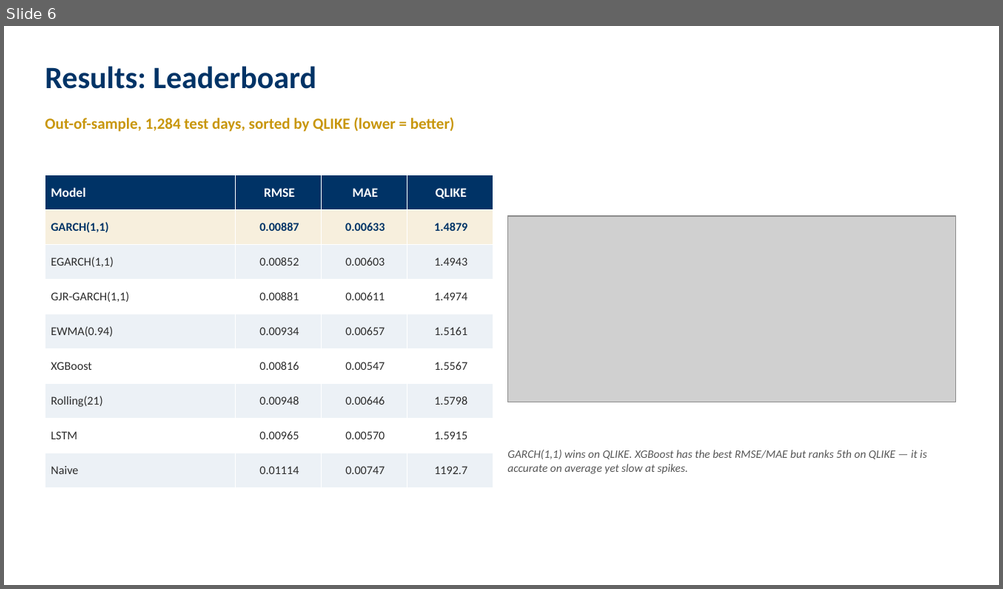
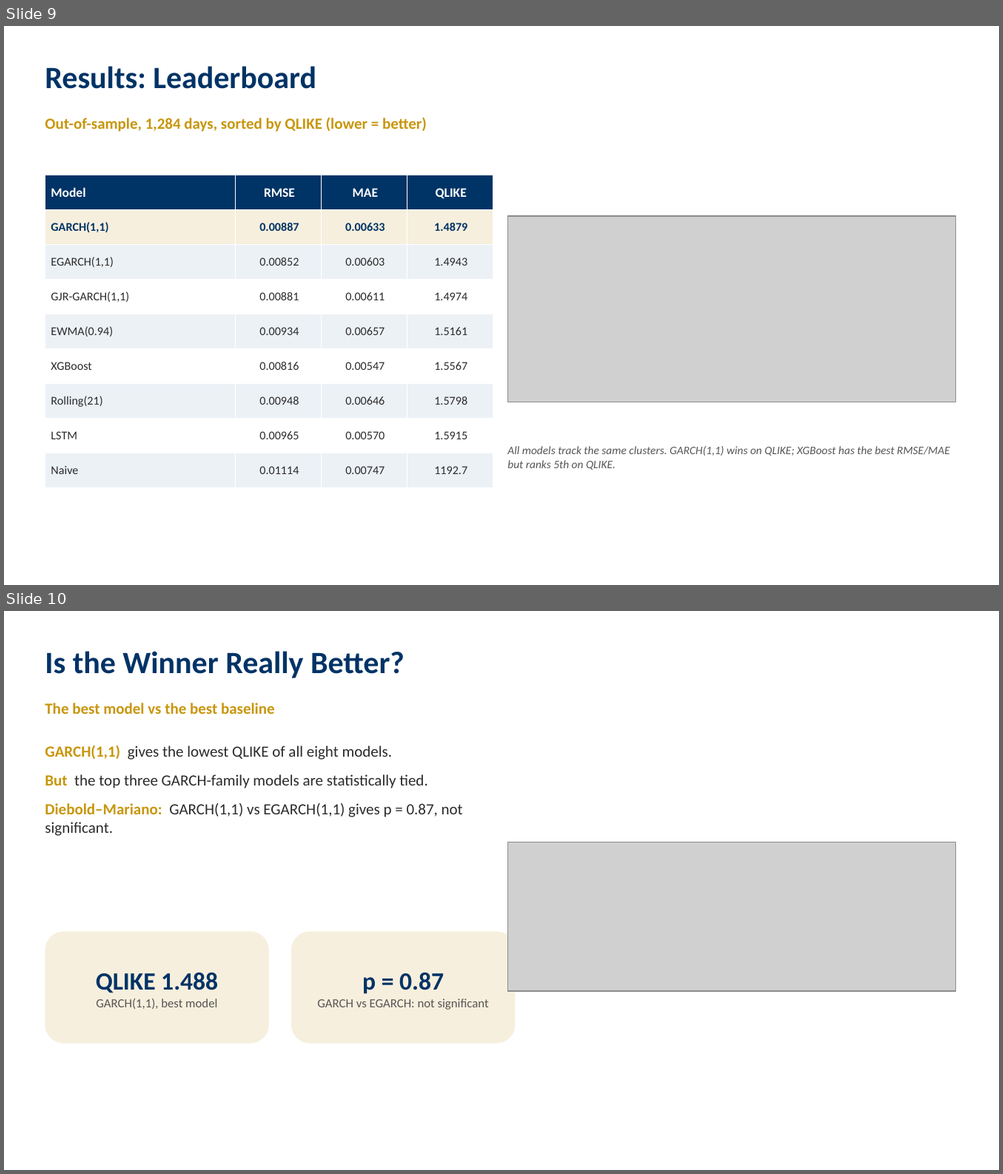
Before and after one commit to iitgF/T9, a slide deck: Project_Video_Presentation.pptx. Shown one above the other, each under a label of ours: slide 6 before the commit, slides 9 and 10 after it. The pictures are 1003x589 and 1003x1174 pixels, drawn with LibreOffice and Linux fonts; fonts in the diff are those of the drawing; grey boxes stand for pictures. Boxes give left, top, right and bottom in pixels: in the first picture for what was removed or moved away, otherwise in the second. Text is boxed around its words. In the diff, an @@ line names an element or a change of style, - is before the commit and + after.

```diff
--- a/Project_Video_Presentation.pptx
+++ b/Project_Video_Presentation.pptx
@@ slide 10 added at <box>4,611,999,1170</box>, background #FFFFFF @@
@@ text added at <box>45,651,404,678</box>, 30 pt, text #003366, bold @@
+Is the Winner Really Better?
@@ text added at <box>45,703,275,714</box>, 15 pt, text #C8960C, bold @@
+The best model vs the best baseline
@@ text added at <box>45,745,463,836</box>, 15 pt, text #2B2B2B @@
+GARCH(1,1) gives the lowest QLIKE of all eight models.
+But the top three GARCH-family models are statistically tied.
+Diebold–Mariano: GARCH(1,1) vs EGARCH(1,1) gives p = 0.87, not significant.
@@ picture added at <box>508,843,956,991</box> @@
@@ rounded rectangle added at <box>45,932,269,1044</box>, fill #F7EFDD @@
@@ rounded rectangle added at <box>291,932,515,1044</box>, fill #F7EFDD @@
@@ text added at <box>96,972,218,1009</box>, 12 pt, text #555555 @@
+QLIKE 1.488
+GARCH(1,1), best model
@@ text added at <box>317,972,489,1010</box>, 12 pt, text #555555 @@
+p = 0.87
+GARCH vs EGARCH: not significant
@@ what was slide 6 is now slide 9 @@
@@ slide 9 changed as well @@
@@ text at <box>45,117,427,132</box>: text changed @@
-Out-of-sample, 1,284 test days, sorted by QLIKE (lower = better)
+Out-of-sample, 1,284 days, sorted by QLIKE (lower = better)
@@ text at <box>507,446,950,470</box>: text changed @@
-GARCH(1,1) wins on QLIKE. XGBoost has the best RMSE/MAE but ranks 5th on QLIKE — it is accurate on average yet slow at spikes.
+All models track the same clusters. GARCH(1,1) wins on QLIKE; XGBoost has the best RMSE/MAE but ranks 5th on QLIKE.
```
Also in this commit, not shown: 5 other slides changed, 5 other slides added, 2 slides removed, 1 other file.
